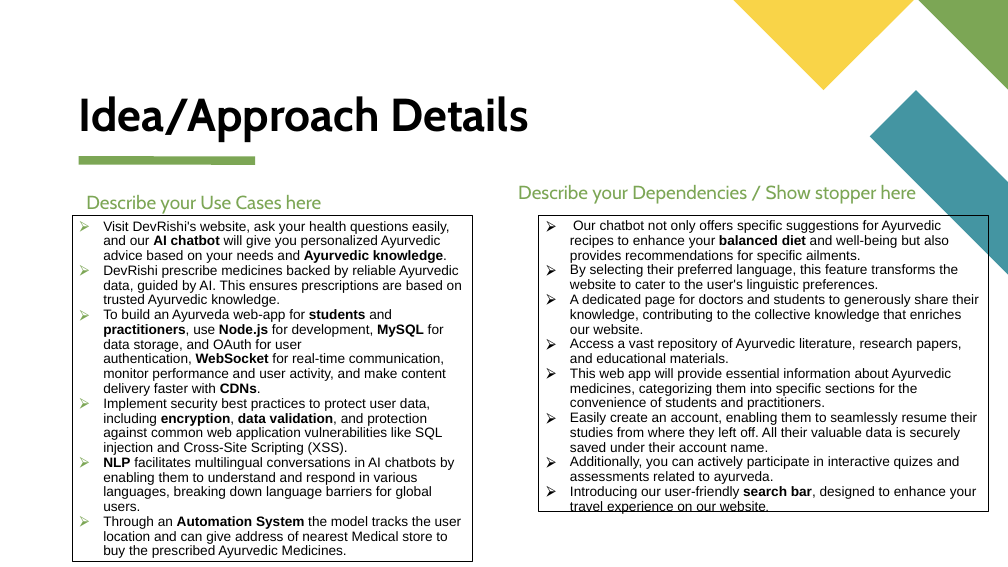
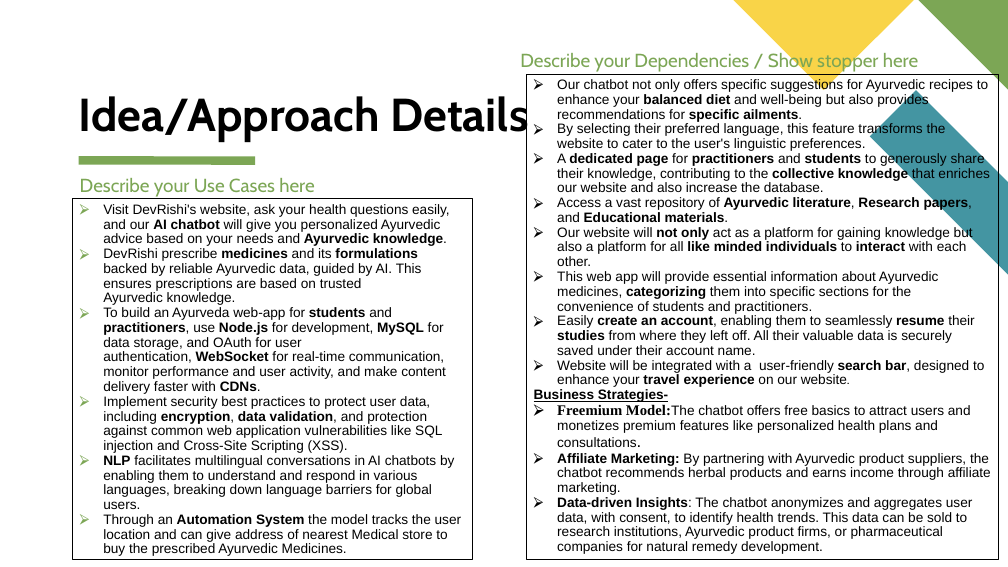
Before and after one commit to atharvadeopujari/DevRishi, a slide deck: slide 3 of DevRishi-SIH2023-College.pptx. Drawn at 1008x567 pixels with LibreOffice and Linux fonts; fonts in the diff are those of the drawing. Boxes give left, top, right and bottom in pixels: in the first picture for what was removed or moved away, otherwise in the second. Text is boxed around its words. In the diff, an @@ line names an element or a change of style, - is before the commit and + after.

```diff
--- a/DevRishi-SIH2023-College.pptx
+++ b/DevRishi-SIH2023-College.pptx
@@ text "Describe your Dependencies / Show ...": place and size @@
-text "Describe your Dependencies / Show ..." at [518, 185, 916, 204]
+text "Describe your Dependencies / Show ..." at [520, 51, 918, 72]
@@ rectangle "Our chatbot not only offers ...": place and size @@
-rectangle "Our chatbot not only offers ..." at [539, 216, 989, 512]
+rectangle "Our chatbot not only offers ..." at [526, 74, 999, 560]
@@ text in rectangle at [557, 78, 988, 355]: bold on in "specific ailments.", "categorizing", "create an account, resume studies" @@
@@ text "Describe your Use Cases here": place and size @@
-text "Describe your Use Cases here" at [86, 195, 321, 214]
+text "Describe your Use Cases here" at [80, 178, 314, 197]
@@ text in rectangle at [557, 152, 990, 266]: text changed @@
-⮚ A dedicated page for doctors and students to generously share their knowledge, contributing to the collective knowledge that enriches our website.
-⮚ Access a vast repository of Ayurvedic literature, research papers, and educational materials.
+⮚ A dedicated page for practitioners and students to generously share their knowledge, contributing to the collective knowledge that enriches our website and also increase the database.
+⮚ Access a vast repository of Ayurvedic literature, Research papers, and Educational materials.
+⮚ Our website will not only act as a platform for gaining knowledge but also a platform for all like minded individuals to interact with each other.
@@ text "Visit DevRishi's website, ask your ...": place and size @@
-text "Visit DevRishi's website, ask your ..." at [72, 216, 472, 562]
+text "Visit DevRishi's website, ask your ..." at [72, 199, 472, 560]
@@ text at [103, 248, 422, 305]: text changed @@
-⮚ DevRishi prescribe medicines backed by reliable Ayurvedic data, guided by AI. This ensures prescriptions are based on trusted Ayurvedic knowledge.
+⮚ DevRishi prescribe medicines and its formulations backed by reliable Ayurvedic data, guided by AI. This ensures prescriptions are based on trusted Ayurvedic knowledge.
@@ text in rectangle at [534, 360, 991, 554]: text changed @@
-⮚ Additionally, you can actively participate in interactive quizes and assessments related to ayurveda.
-⮚ Introducing our user-friendly search bar, designed to enhance your travel experience on our website.
+⮚ Website will be integrated with a user-friendly search bar, designed to enhance your travel experience on our website.
+Business Strategies-
+⮚ Freemium Model:The chatbot offers free basics to attract users and monetizes premium features like personalized health plans and consultations.
+⮚ Affiliate Marketing: By partnering with Ayurvedic product suppliers, the chatbot recommends herbal products and earns income through affiliate marketing.
+⮚ Data-driven Insights: The chatbot anonymizes and aggregates user data, with consent, to identify health trends. This data can be sold to research institutions, Ayurvedic product firms, or pharmaceutical companies for natural remedy development.
```
Also in this commit, not shown: 2 other slides changed, 2 other files.
